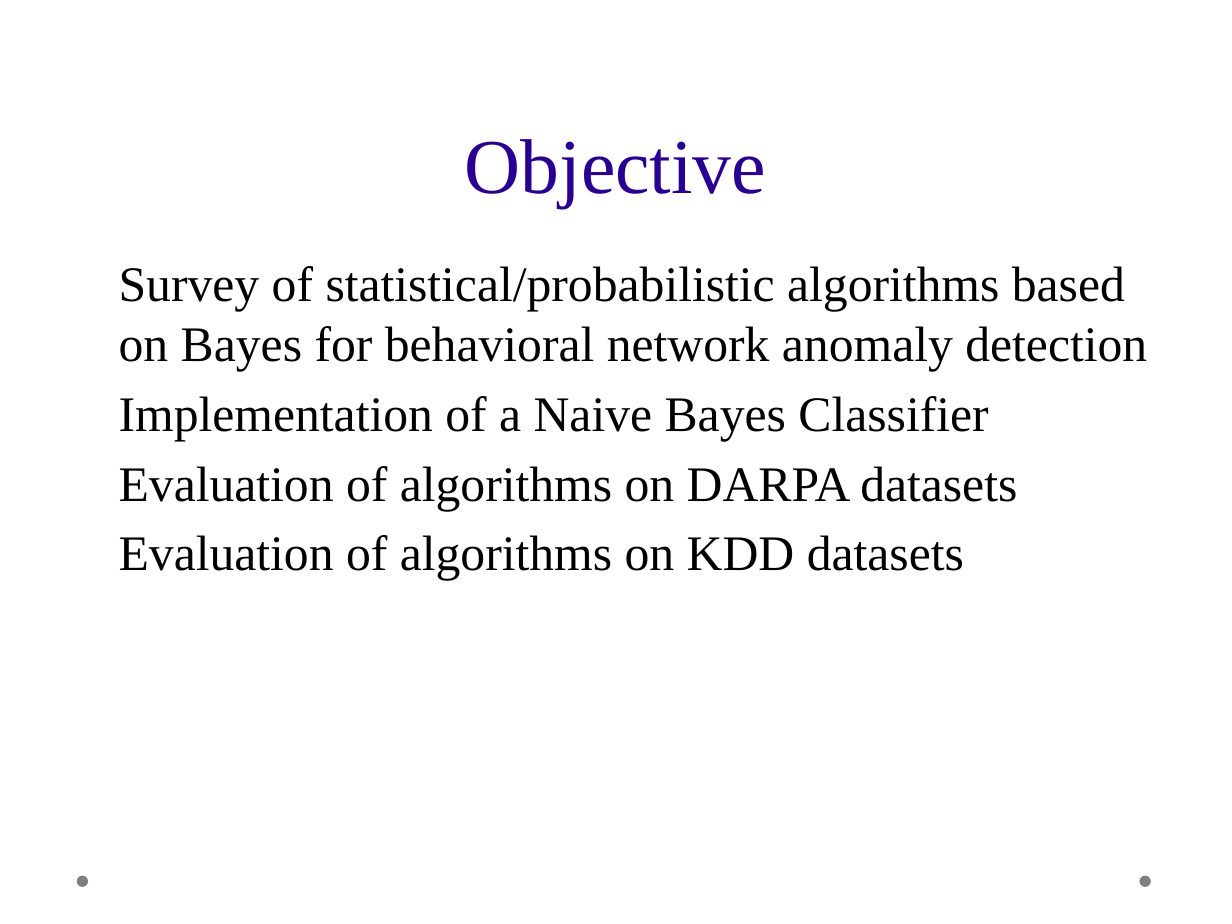
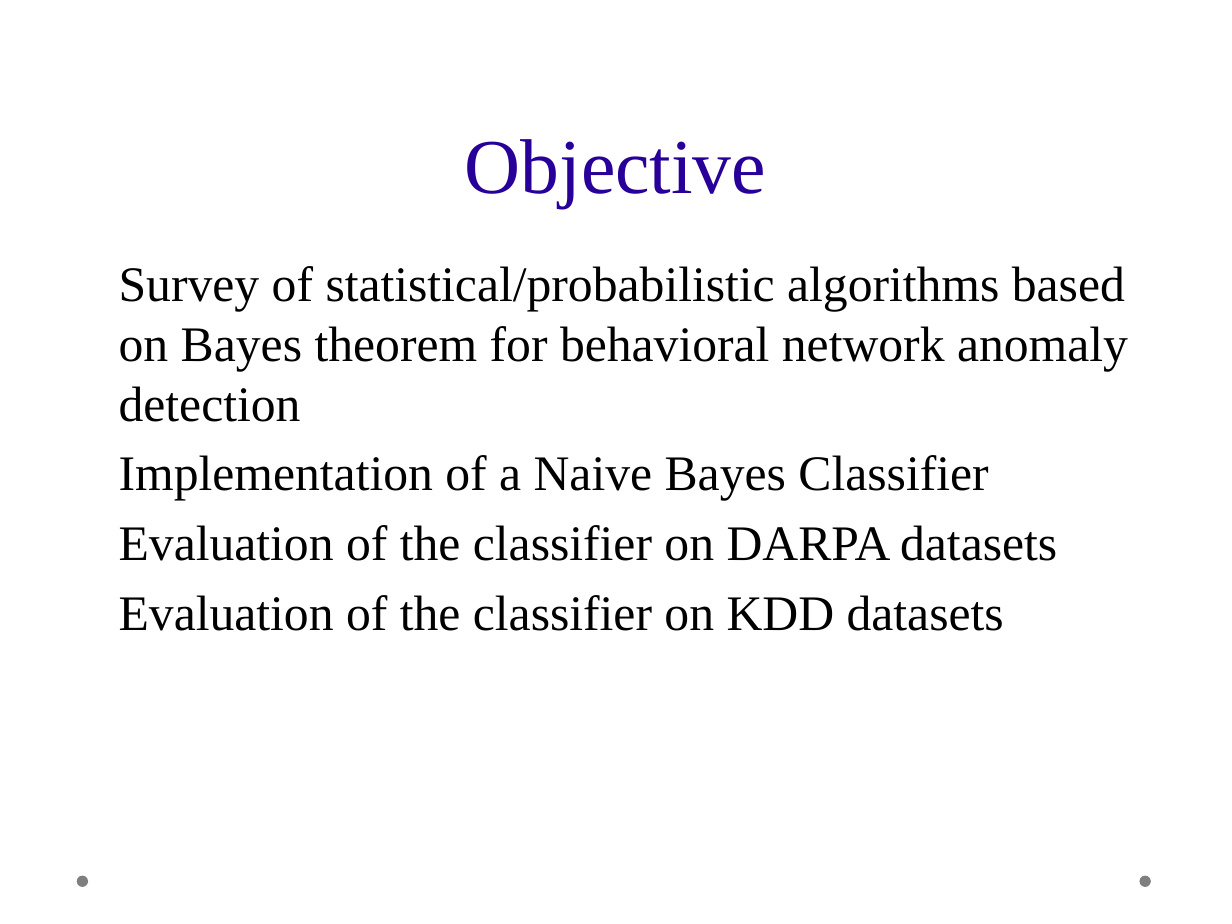
Before and after one commit to mahidharc/drdo.ids, a slide deck: slide 3 of presentation.odp. Drawn at 1232x924 pixels with LibreOffice and Linux fonts; fonts in the diff are those of the drawing; background and template pictures are left out. Boxes give left, top, right and bottom in pixels: in the first picture for what was removed or moved away, otherwise in the second. Text is boxed around its words. In the diff, an @@ line names an element or a change of style, - is before the commit and + after.

```diff
--- a/presentation.odp
+++ b/presentation.odp
@@ text at box(119, 266, 1128, 422): text changed @@
-◆ Survey of statistical/probabilistic algorithms based on Bayes for behavioral network anomaly detection
+◆ Survey of statistical/probabilistic algorithms based on Bayes theorem for behavioral network anomaly detection
@@ text at box(119, 525, 1057, 631): text changed @@
-◆ Evaluation of algorithms on DARPA datasets
-◆ Evaluation of algorithms on KDD datasets
+◆ Evaluation of the classifier on DARPA datasets
+◆ Evaluation of the classifier on KDD datasets
```
Also in this commit, not shown: 5 other slides changed, 3 slides added, 3 slides removed, 14 other files.
